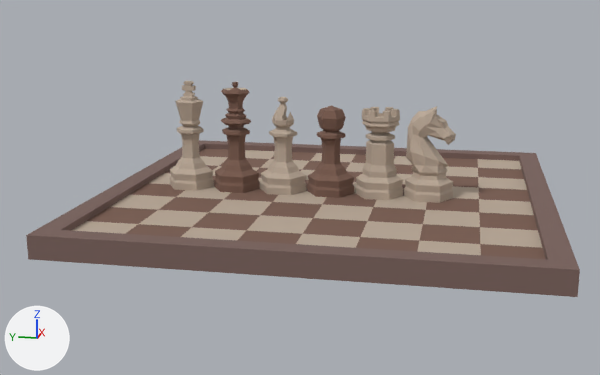
The Blender file assets/models/scene.blend, before and after one commit.
The view is the same before and after, from a 50 mm lens placed at (-16.5, -2.66, 4.19), pointed at (-0.32, 0.58, 0.15). Lighting does not change. The marker at lower left points along +X, +Y and +Z.

In view in the first picture: 'Base', 'Bishop', 'Board', 'King', 'Knight Base Curve', 'Pawn', 'Queen', 'Rook'.
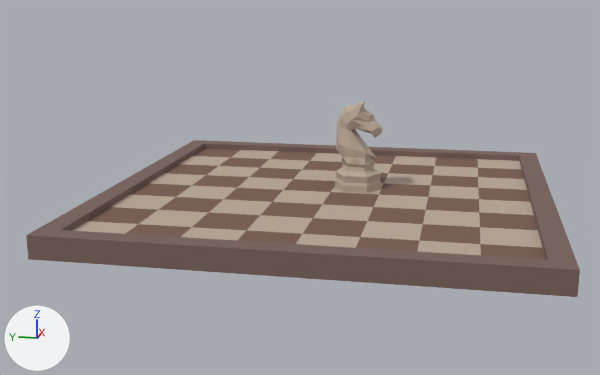
Changed parts and their boxes (x1, y1, x2, y2) in the pictures (600 x 375 px):
'Knight Base Curve', deleted (beige)
    before: (404, 106, 456, 203)
    faces in mat_material_025 (picture img_chess_board_024): (406, 106, 456, 173)
    faces in mat_material_023 (picture img_chess_board_022): (404, 165, 453, 203)
'Rook', hidden (brown)
    before: (355, 107, 403, 200)
'Knight', added (beige)
    after: (335, 101, 382, 193)
    faces in mat_material_025 (picture img_chess_board_024): (336, 101, 382, 165)
    faces in mat_material_023 (picture img_chess_board_022): (335, 157, 381, 193)
'Queen', hidden (brown)
    before: (215, 82, 260, 193)
'King', hidden (beige)
    before: (170, 81, 214, 191)
'Pawn', hidden (brown)
    before: (307, 106, 354, 198)
'Bishop', hidden (beige)
    before: (261, 97, 306, 195)

The change, as a diff of the scene's bpy script:
```diff
--- a/assets/models/scene.blend.py
+++ b/assets/models/scene.blend.py
@@ me_plane_004 @@
 me_plane_004.from_pydata(...)  # 168 vertices, 234 faces; spans x -0.42..0.42, y -0.49..0.49, z 0.0..1.8
 # used by ob_pawn; location = (0.0, 0.0, 0.0)
+# me_plane_004 part 1: the whole mesh is moved by (0.5, 0.5, 0.0)
 me_plane_004.materials.append(mat_material_004)
@@ me_plane_005 @@
 me_plane_005.from_pydata(...)  # 210 vertices, 212 faces; spans x -0.42..0.42, y -0.49..0.49, z 0.0..2.23
 # used by ob_king; location = (0.0, 3.0, 0.0)
+# me_plane_005 part 2: the whole mesh is moved by (0.5, 0.5, 0.0)
 me_plane_005.materials.append(mat_material_005)
@@ me_plane_013 @@
 me_plane_013.from_pydata(...)  # 258 vertices, 324 faces; spans x -0.42..0.42, y -0.49..0.49, z 0.0..2.24
 # used by ob_queen; location = (0.0, 2.0, 0.0)
+# me_plane_013 part 3: the whole mesh is moved by (0.5, 0.5, 0.0)
 me_plane_013.materials.append(mat_material_013)
@@ me_plane_011 @@
 me_plane_011.from_pydata(...)  # 210 vertices, 276 faces, 6 loose edges; spans x -0.42..0.42, y -0.49..0.49, z 0.0..1.96
 # used by ob_bishop; location = (0.0, 1.0, 0.0); scale = (-1.0, 1.0, 1.0)
+# me_plane_011 part 4: the whole mesh is mirrored in x about its middle, then moved by (0.5, 0.5, 0.0)
 me_plane_011.materials.append(mat_material_011)
@@ me_plane_017 @@
 me_plane_017.from_pydata(...)  # 438 vertices, 456 faces; spans x -0.42..0.42, y -0.49..0.49, z 0.0..1.76
 # used by ob_rook; location = (0.0, -1.0, 0.0)
+# me_plane_017 part 5: the whole mesh is moved by (0.5, 0.5, 0.0)
 me_plane_017.materials.append(mat_material_017)
@@ me_plane_023_1 @@
+me_plane_023_1.from_pydata(...)  # 113 vertices, 114 faces; spans x 0.08..0.92, y -0.99..-0.01, z 0.0..1.82
+# faces by material slot: [46, 68]
+me_plane_023_1.materials.append(mat_material_023)  # picture img_chess_board_022
+me_plane_023_1.materials.append(mat_material_025)  # picture img_chess_board_024
@@ ob_pawn @@
 ob_pawn = bpy.data.objects.new('Pawn', me_plane_004)
-ob_pawn.location = (0.0, 0.0, 0.0)
+ob_pawn.location = (0.0, -3.0, 0.0)
+ob_pawn.hide_set(True)  # its collection is switched off
@@ ob_king @@
 ob_king = bpy.data.objects.new('King', me_plane_005)
-ob_king.location = (0.0, 3.0, 0.0)
+ob_king.location = (0.0, 2.0, 0.0)
+ob_king.hide_set(True)  # its collection is switched off
@@ ob_queen @@
 ob_queen = bpy.data.objects.new('Queen', me_plane_013)
-ob_queen.location = (0.0, 2.0, 0.0)
+ob_queen.location = (0.0, 1.0, 0.0)
+ob_queen.hide_set(True)  # its collection is switched off
@@ ob_bishop @@
 ob_bishop = bpy.data.objects.new('Bishop', me_plane_011)
-ob_bishop.location = (0.0, 1.0, 0.0)
+ob_bishop.location = (0.0, -1.0, 0.0)
 ob_bishop.scale = (-1.0, 1.0, 1.0)
+ob_bishop.hide_set(True)  # its collection is switched off
@@ ob_rook @@
 ob_rook = bpy.data.objects.new('Rook', me_plane_017)
-ob_rook.location = (0.0, -1.0, 0.0)
+ob_rook.location = (0.0, 0.0, 0.0)
+ob_rook.hide_set(True)  # its collection is switched off
@@ ob_knight_base_curve @@
-ob_knight_base_curve = bpy.data.objects.new('Knight Base Curve', me_plane_023)
-ob_knight_base_curve.location = (0.0, -2.0, 0.0)
@@ ob_knight @@
+ob_knight = bpy.data.objects.new('Knight', me_plane_023_1)
+ob_knight.location = (0.0, 0.0, 0.0)
```
